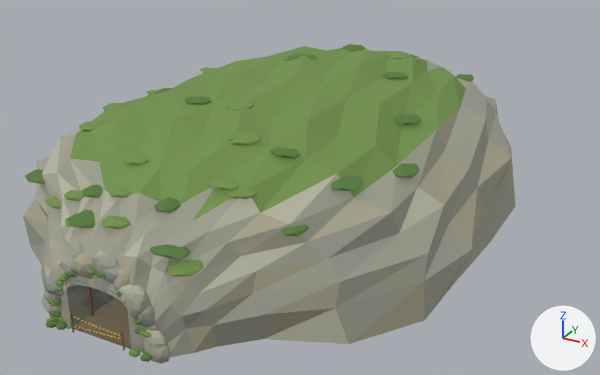
Two versions of the glTF model assets/models/region_mine.glb, one commit apart.
Both versions are drawn from a 50 mm camera at (52.8, -53.5, 48.7) aimed at (-7.6, 56.2, -6.2). Lighting does not change. The marker at lower right points along +X, +Y and +Z. The older version comes first. Where no turn or scale is listed for an object, it has been applied to the vertices. Vertices at exactly the same position are counted once.

Names of what the first picture shows: 'MineRockAndVegetation' and 1 more.
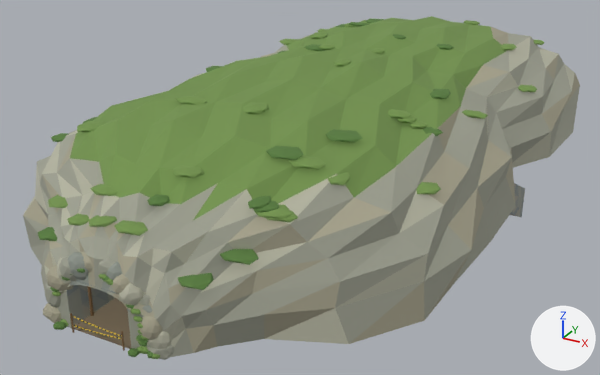
The change, as a list of edits to the scene's bpy script:
```text
Change me_irregular_cliff_facade:
    used by ob_minerockandvegetation; location = (0.0, 0.0, 0.0)
    remove me_irregular_cliff_facade.from_pydata(...)  # 11899 vertices, 22224 faces; spans x -29.6..29.6, y -1.2..88.0, z -1.1..17.5
    add me_irregular_cliff_facade.from_pydata(...)  # 14467 vertices, 26884 faces; spans x -29.6..29.6, y -1.1..126.0, z -22.0..17.5
    me_irregular_cliff_facade part 1: the loose piece of 42 vertices spanning x -10.7..-7.9, y 7.0..9.1, z 10.6..11.4 is scaled about its middle by (0.891, 1.16, 0.966), then moved by (4.3, -4.0, -0.2)
    me_irregular_cliff_facade part 2: the loose piece of 42 vertices spanning x 8.1..11.9, y 50.6..53.3, z 15.9..16.7 is scaled about its middle by (0.6, 0.825, 1), then moved by (8.2, -12.0, -2.2), in mat_moss_sage (green #73934c)
    me_irregular_cliff_facade part 3: the loose piece of 42 vertices spanning x -2.3..0.5, y 26.6..29.4, z 16.7..17.5 is scaled about its middle by (0.97, 0.933, 1.06), then moved by (17.5, 12.0, -2.5)
    me_irregular_cliff_facade part 4: the loose piece of 42 vertices spanning x -1.3..2.8, y 72.5..75.5, z 12.7..13.5 is multiplied about its middle by the matrix ((0.523, -0.009, 0.015), (-0.008, 0.9, 0.028), (0.0, 0.001, 0.98)), then moved by (1.3, -10.0, 3.0)
    me_irregular_cliff_facade part 5: the loose piece of 40 vertices spanning x 5.6..8.3, y 62.5..65.6, z 15.2..16.0 is multiplied about its middle by the matrix ((1.269, -0.012, -0.074), (-0.012, 0.768, -0.146), (-0.003, -0.005, 1.023)), then moved by (-2.6, 40.0, -2.6), in mat_moss_sage (green #73934c)
    me_irregular_cliff_facade part 6: the loose piece of 42 vertices spanning x 15.3..17.4, y 10.4..13.7, z 11.0..11.8 is multiplied about its middle by the matrix ((1.64, -0.02, 0.054), (-0.026, 0.811, 0.073), (0.002, 0.002, 1.002)), then moved by (-25.5, -8.0, -3.3)
    me_irregular_cliff_facade part 7: the loose piece of 40 vertices spanning x -1.7..1.5, y 2.8..5.1, z 11.2..12.0 is scaled about its middle by (0.813, 1.13, 1), then moved by (13.0, 8.0, 1.4), in mat_moss_deep (dark green #577c3c)
    me_irregular_cliff_facade part 8: 159 loose pieces with 4412 vertices, spanning x -24.6..23.1, y -1.0..76.0, z -0.1..17.5, are deleted
    me_irregular_cliff_facade part 9: 233 vertices moved within x -16.2..6.9, y -1.1..39.8, z -0.1..8.9; 5473 vertices removed from x -20.4..20.4, y -1.2..88.0, z -1.1..14.2; 12333 vertices added at x -28.6..28.9, y -1.1..126.0, z -22.0..17.5
    me_irregular_cliff_facade part 10: 5 faces spanning x -20.0..4.3, y 0.0..16.0, z 0.0..6.2 switch from mat_gallery_limestone_2 (grey #869090) to mat_gallery_limestone_3 (grey #a2a093)
    other edits to the shape of me_irregular_cliff_facade do not show in these pictures
```

Where the change shows, as pixel boxes [x1, y1, x2, y2] in the pictures (600 x 375 px; the box of a moved part takes in the faces that stretch with it):
'MineRockAndVegetation', reshaped (13% wider, 7% taller)
    before: [23, 44, 516, 364]
    after: [23, 16, 580, 360]
part 1 of me_irregular_cliff_facade, moved or reshaped
    before: [64, 190, 85, 201]
    after: [67, 213, 89, 226]
part 2 of me_irregular_cliff_facade, moved or reshaped
    before: [383, 72, 409, 79]
    after: [409, 121, 428, 129]
part 3 of me_irregular_cliff_facade, moved or reshaped
    before: [225, 100, 242, 109]
    after: [396, 115, 417, 123]
part 4 of me_irregular_cliff_facade, moved or reshaped (not visible before)
    after: [371, 48, 385, 54]
part 5 of me_irregular_cliff_facade, moved or reshaped (not visible before)
    after: [463, 20, 480, 25]
part 6 of me_irregular_cliff_facade, moved or reshaped
    before: [283, 224, 309, 236]
    after: [38, 227, 58, 241]
part 7 of me_irregular_cliff_facade, moved or reshaped
    before: [102, 215, 131, 229]
    after: [254, 201, 279, 212]
part 8 of me_irregular_cliff_facade, deleted
    before: [25, 44, 474, 322]
part 9 of me_irregular_cliff_facade, built on
    before: [41, 46, 510, 364]
    after: [43, 16, 580, 360]
part 10 of me_irregular_cliff_facade, recoloured
    both: [70, 315, 84, 328]
